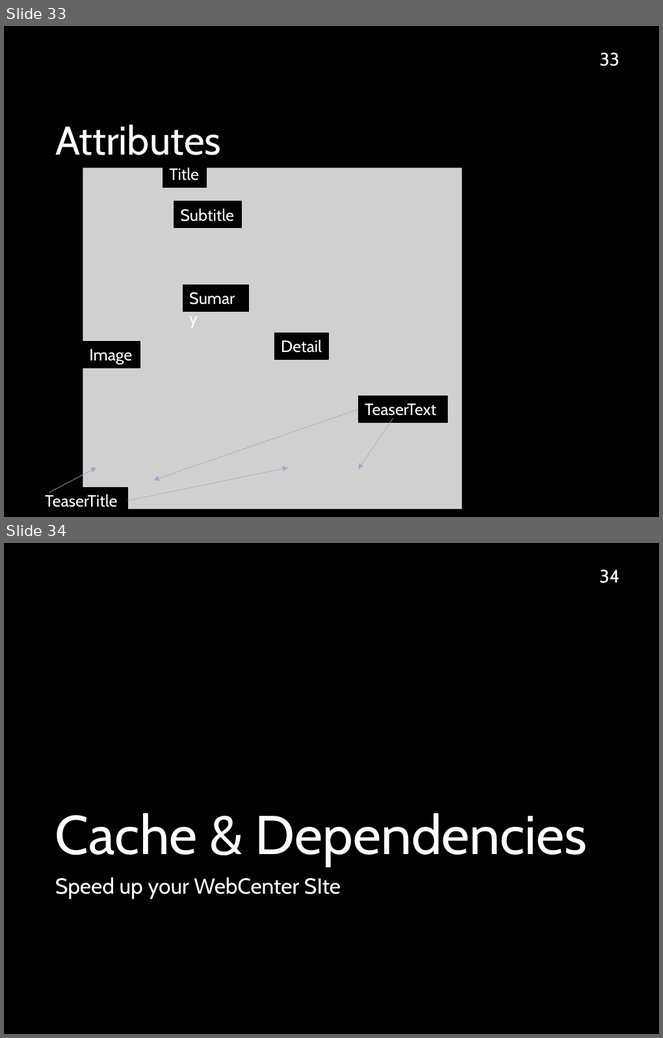
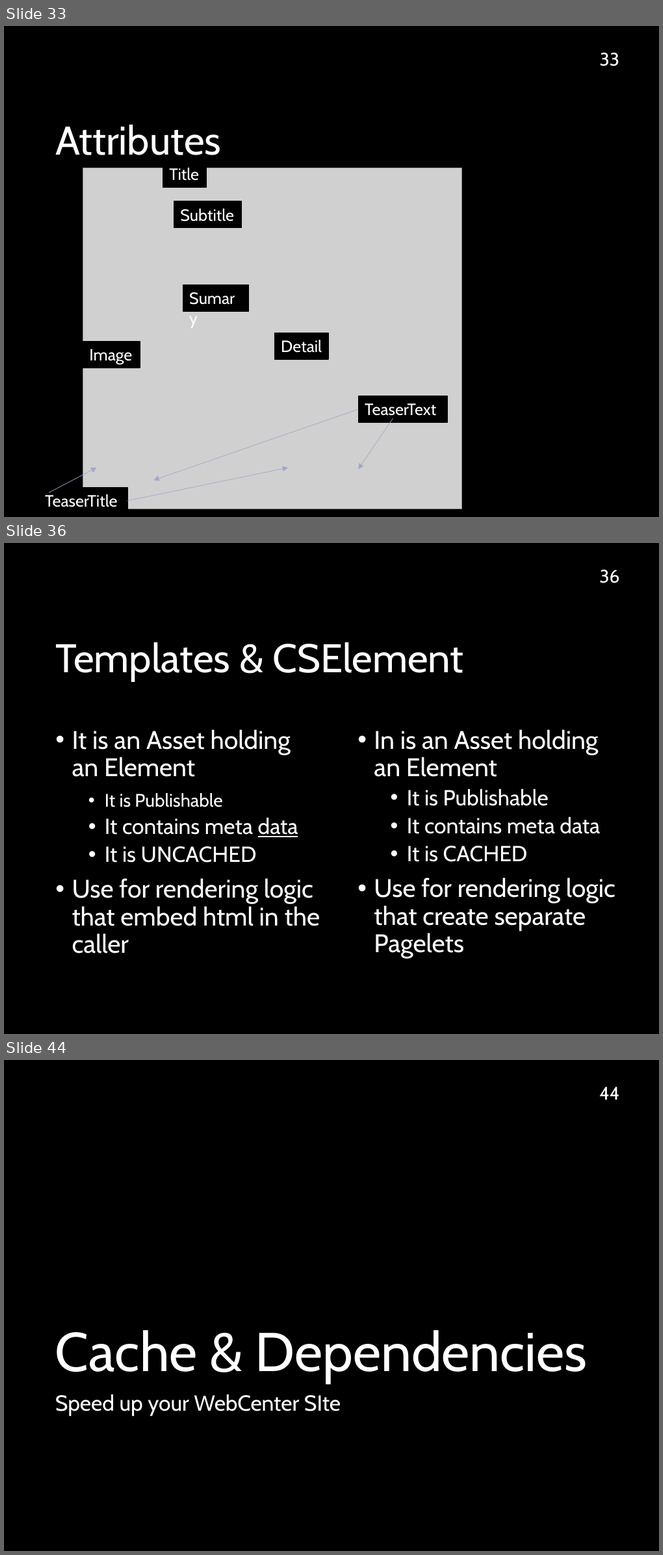
Before and after one commit to sciabarra/AgileSites3, a slide deck: docs/WebCenterSites11gIntroduction.pptx. Shown one above the other, each under a label of ours: slides 33 and 34 before the commit, slides 33, 36 and 44 after it; the slides between them are not shown. The pictures are 663x1038 and 663x1555 pixels, drawn with LibreOffice and Linux fonts; fonts in the diff are those of the drawing; grey boxes stand for pictures; background and template pictures are left out. Boxes give left, top, right and bottom in pixels: in the first picture for what was removed or moved away, otherwise in the second. Text is boxed around its words. In the diff, an @@ line names an element or a change of style, - is before the commit and + after.

```diff
--- a/docs/WebCenterSites11gIntroduction.pptx
+++ b/docs/WebCenterSites11gIntroduction.pptx
@@ slide 36 added at (x1=4, y1=543, x2=659, y2=1034), background picture (left out) @@
@@ page number added at (x1=599, y1=570, x2=620, y2=583), 20 pt, text #FFFFFF @@
+36
@@ title added at (x1=55, y1=642, x2=464, y2=681), 44 pt, text #FFFFFF @@
+Templates & CSElement
@@ text added at (x1=72, y1=730, x2=320, y2=954), 28 pt, text #FFFFFF @@
+• It is an Asset holding an Element
+    • It is Publishable
+  • It contains meta data
+  • It is UNCACHED
+• Use for rendering logic that embed html in the caller
@@ text added at (x1=374, y1=730, x2=616, y2=959), 28 pt, text #FFFFFF @@
+• In is an Asset holding an Element
+  • It is Publishable
+  • It contains meta data
+  • It is CACHED
+• Use for rendering logic that create separate Pagelets
@@ what was slide 34 is now slide 44 @@
@@ page number at (x1=599, y1=1087, x2=620, y2=1100): text changed @@
-34
+44
```
Also in this commit, not shown: 9 other slides added, 14 other files.
